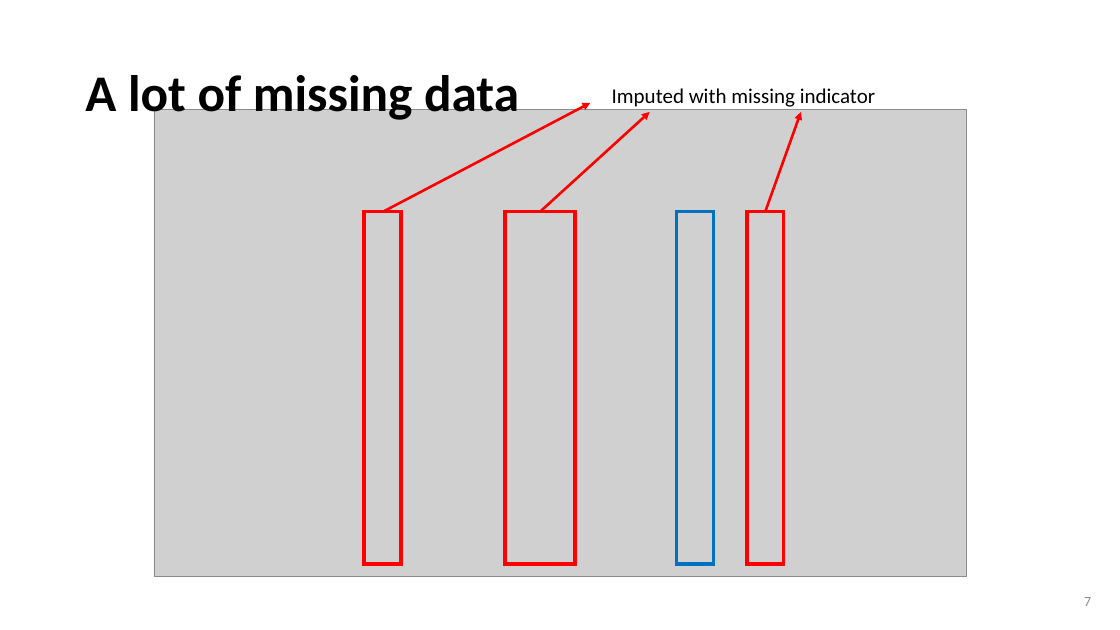
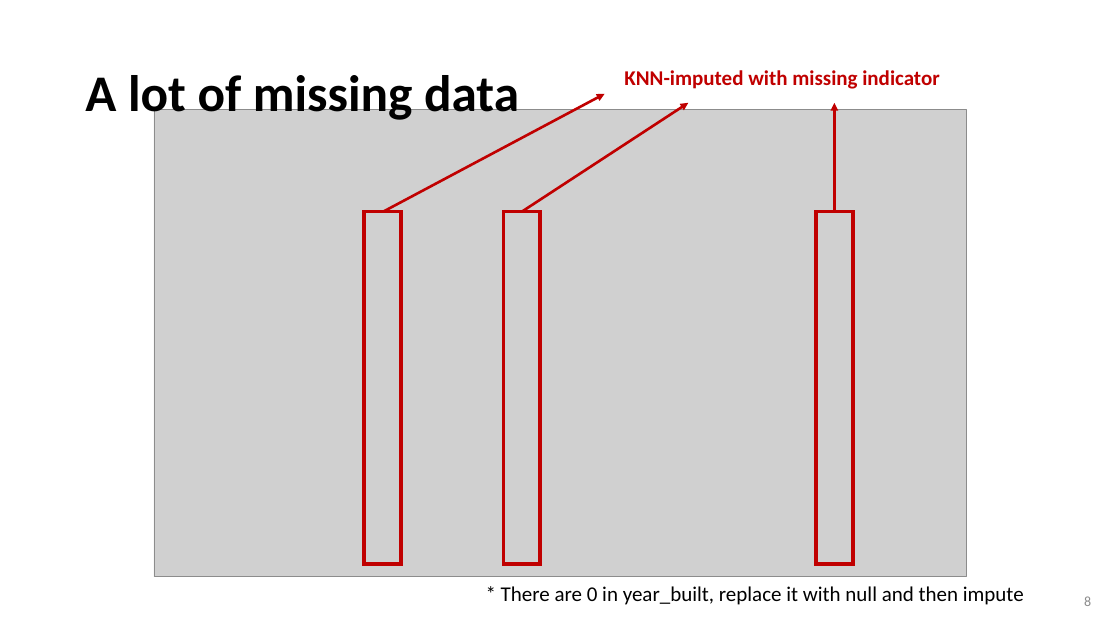
Before and after one commit to wtwwitt/project_2_bangkok_housing_price, a slide deck: slide 8 of presentation/Bangkok Housing Price Prediction for buyers and sellers.pptx (slide 7 before the commit). Drawn at 1120x630 pixels with LibreOffice and Linux fonts; fonts in the diff are those of the drawing; grey boxes stand for pictures. Boxes give left, top, right and bottom in pixels: in the first picture for what was removed or moved away, otherwise in the second. Text is boxed around its words. In the diff, an @@ line names an element or a change of style, - is before the commit and + after.

Commit message:
update presentation, add more information on missing value and XGBoost model

```diff
--- a/presentation/Bangkok Housing Price Prediction for buyers and sellers.pptx
+++ b/presentation/Bangkok Housing Price Prediction for buyers and sellers.pptx
@@ text at (624, 70, 939, 89): text changed; text colour #000000 to #C00000; bold on @@
-Imputed with missing indicator
+KNN-imputed with missing indicator
@@ arrow moved from (383, 212) - (591, 103) to (383, 212) - (605, 94) @@
@@ arrow (383, 212) - (605, 94): stroke #FF0000 2.25 pt to #C00000 2.25 pt @@
@@ arrow moved from (540, 212) - (649, 112) to (522, 212) - (688, 103) @@
@@ arrow (522, 212) - (688, 103): stroke #FF0000 2.25 pt to #C00000 2.25 pt @@
@@ arrow moved from (765, 212) - (802, 112) to (834, 212) - (834, 103) @@
@@ arrow (834, 212) - (834, 103): stroke #FF0000 2.25 pt to #C00000 2.25 pt @@
@@ rectangle: place and size @@
-rectangle at (505, 212, 575, 564)
+rectangle at (503, 212, 540, 564)
@@ rectangle removed at (676, 212, 713, 564) @@
@@ outline #FF0000 3 pt to #C00000 3 pt in 3 elements at (365, 212, 402, 564), (503, 212, 540, 564), (816, 212, 853, 564) @@
@@ rectangle: place and size @@
-rectangle at (747, 212, 784, 564)
+rectangle at (816, 212, 853, 564)
@@ text added at (501, 586, 1024, 605), 18 pt, text #000000 @@
+* There are 0 in year_built, replace it with null and then impute
@@ page number at (1084, 596, 1091, 606): text changed @@
-7
+8
```
Also in this commit, not shown: 4 other slides changed, 5 slides added, 23 other files.
